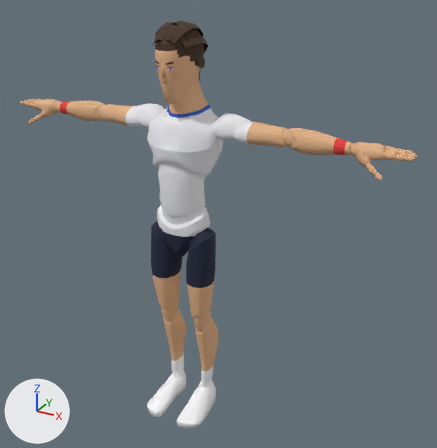
One commit to the glTF model sweetspot/models/players/p13.glb: the scene before it, then after it.
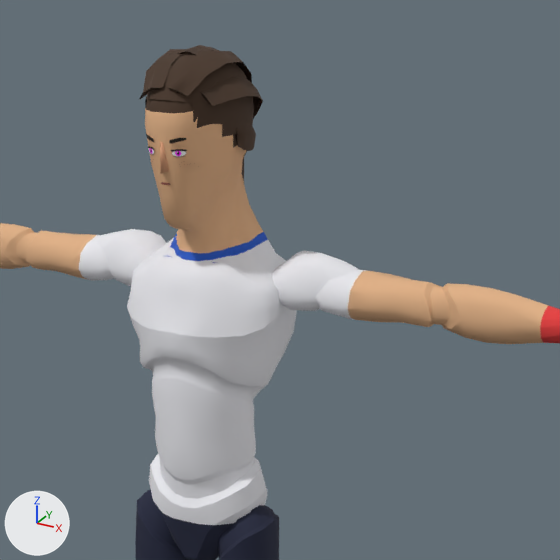
Old and new are each drawn whole from a camera (50 mm lens) standing at (1.35, -2.14, 2.1) and looking at (0.14, 0.07, 0.99) and again close up on the part from 21% to 78% of the width and 0% to 56% of the height. Arrows for +X, +Y and +Z are at lower left; the lights stay in place. The last two pictures show the newer version. Vertices at exactly the same position are counted once.

Names of what the first close-up shows: 'Body', 'Face', 'Hair' and 1 more.
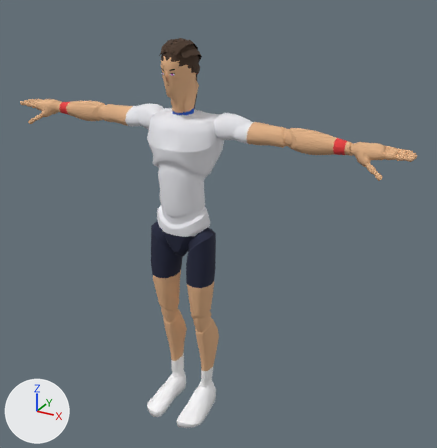
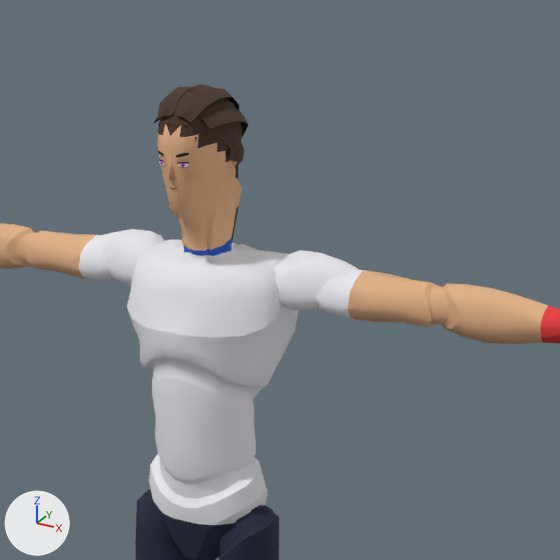
Pixel boxes [x1, y1, x2, y2] of what changed, in the close-ups (560 x 560 px; the box of a moved part takes in the faces that stretch with it):
'Body', reshaped
    before: [0, 92, 560, 560]
    after: [0, 119, 560, 560]
'Hair', reshaped
    before: [139, 45, 263, 181]
    after: [153, 84, 248, 245]
'Face', reshaped (24% narrower, 25% shorter)
    before: [146, 134, 187, 185]
    after: [158, 151, 189, 189]
part 1 of me_mannequin, moved or reshaped
    before: [108, 92, 322, 299]
    after: [108, 119, 322, 299]
part 2 of me_mannequin, surface changed
    before: [152, 99, 215, 263]
    after: [163, 124, 216, 269]
part 4 of me_hair, moved or reshaped
    before: [201, 76, 263, 119]
    after: [200, 106, 248, 137]
part 5 of me_hair, moved or reshaped
    before: [235, 123, 256, 151]
    after: [227, 141, 244, 163]
part 6 of me_hair, moved or reshaped (mostly hidden)
    before: [241, 158, 244, 181]
    after: [231, 162, 240, 245]
part 7 of me_hair, moved or reshaped
    before: [143, 45, 254, 158]
    after: [157, 84, 242, 167]

What the commit changed:
me_mannequin is used by ob_body; location (0.0, 0.0, 0.0).
me_mannequin had 7378 vertices, 14511 faces and spanned x -0.97..0.97, y -0.21..0.14, z 0.0..1.86.
me_mannequin now has 7380 vertices, 14515 faces and spans x -0.97..0.97, y -0.21..0.14, z 0.0..1.79.
me_mannequin part 1: 312 vertices moved from x -0.21..0.21, y -0.13..0.14, z 1.32..1.86 to x -0.21..0.21, y -0.1..0.14, z 1.33..1.79; 107 vertices removed from x -0.12..0.12, y -0.04..0.12, z 1.48..1.6; 109 vertices added at x -0.13..0.13, y -0.05..0.1, z 1.48..1.61.
me_mannequin part 2: 9 kept faces spanning x -0.06..0.06, y -0.1..0.09, z 1.48..1.75 get new texture (UV) coordinates.
me_face is used by ob_face; location (0.0, 0.0, 0.0).
me_face had 50 vertices, 64 faces and spanned x -0.0672..0.0672, y -0.1276..-0.0305, z 1.6106..1.7281.
me_face now has 42 vertices, 54 faces and spans x -0.0516..0.0516, y -0.1018..-0.0402, z 1.61..1.6978.
me_face part 3: the whole mesh is rebuilt.
me_hair is used by ob_hair; location (0.0, 0.0, 0.0).
me_hair had 534 vertices, 994 faces and spanned x -0.103..0.103, y -0.115..0.139, z 1.362..1.87.
me_hair now has 534 vertices, 994 faces and spans x -0.079..0.079, y -0.089..0.117, z 1.34..1.803.
me_hair part 4: the loose piece of 30 vertices spanning x 0.0..0.103, y -0.081..0.118, z 1.692..1.826 is multiplied about its middle by the matrix ((0.773, -0.001, -0.009), (-0.017, 0.77, -0.021), (-0.007, 0.0, 0.77)), then moved by (-0.012, -0.004, -0.038).
me_hair part 5: the loose piece of 30 vertices spanning x 0.0..0.093, y -0.012..0.111, z 1.684..1.745 is multiplied about its middle by the matrix ((0.792, 0.014, -0.002), (-0.014, 0.792, -0.003), (0.002, 0.003, 0.792)), then moved by (-0.01, -0.01, -0.028).
me_hair part 6: the loose piece of 110 vertices spanning x -0.039..0.039, y 0.011..0.139, z 1.362..1.719 is moved by (0.0, -0.022, -0.023).
me_hair part 7: 304 of 534 vertices moved; they spanned x -0.085..0.085, y -0.115..0.135, z 1.66..1.87 and now span x -0.066..0.066, y -0.089..0.103, z 1.641..1.803; mean shift (0.0, -0.005, -0.046); largest move (0.0, 0.008, 1.87) -> (0.0, 0.006, 1.803).
Other edits to the shape of me_hair do not show in these pictures.
